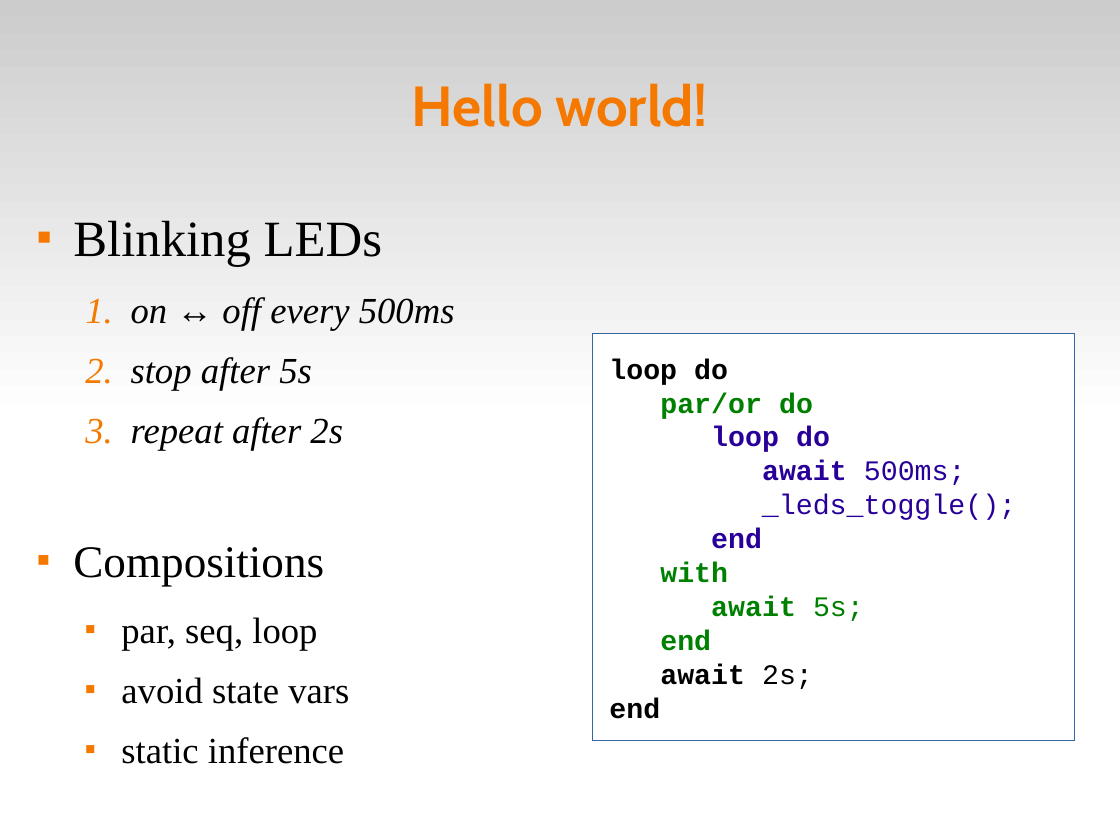
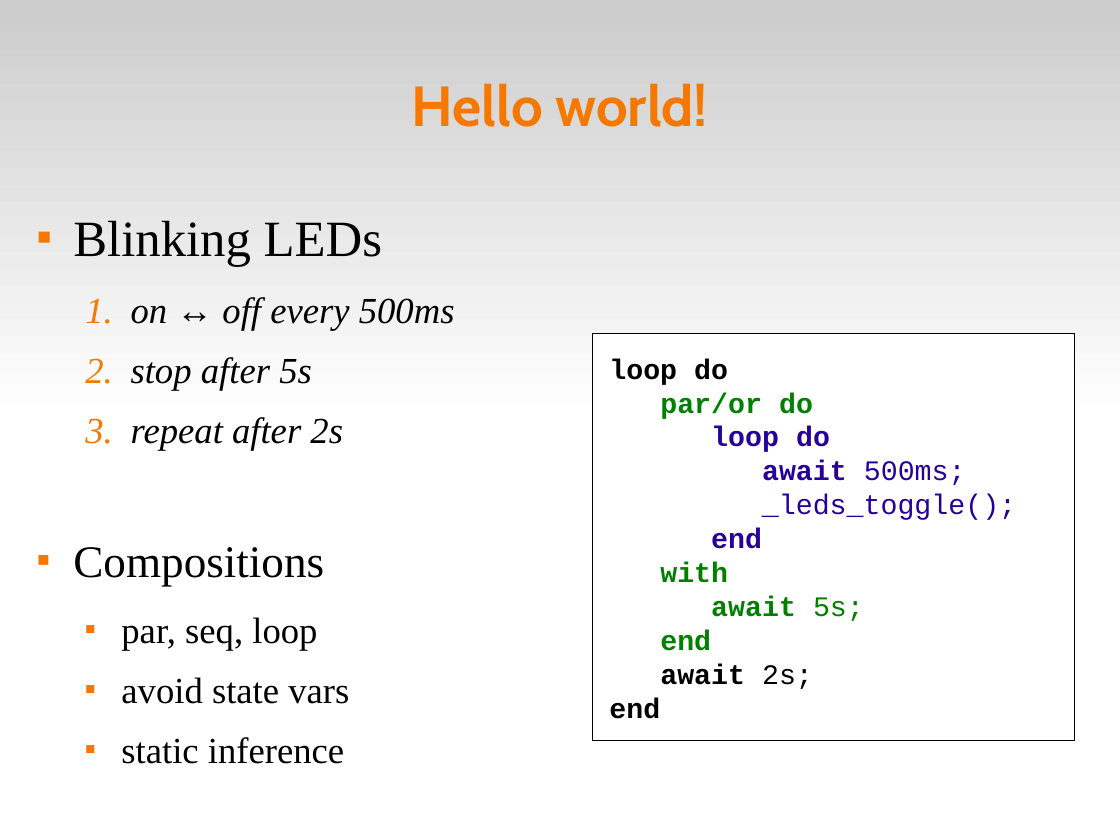
Before and after one commit to fsantanna-no/ceu-docs, a slide deck: slide 3 of phd/phd.odp. Drawn at 1120x840 pixels with LibreOffice and Linux fonts; fonts in the diff are those of the drawing. Boxes give left, top, right and bottom in pixels: in the first picture for what was removed or moved away, otherwise in the second. Text is boxed around its words. In the diff, an @@ line names an element or a change of style, - is before the commit and + after.

```diff
--- a/phd/phd.odp
+++ b/phd/phd.odp
@@ rectangle "loop do" at box(593, 334, 1075, 741): outline #3465A4 0 pt to #000000 0 pt @@
```
Also in this commit, not shown: 3 other slides changed, 6 other files.
